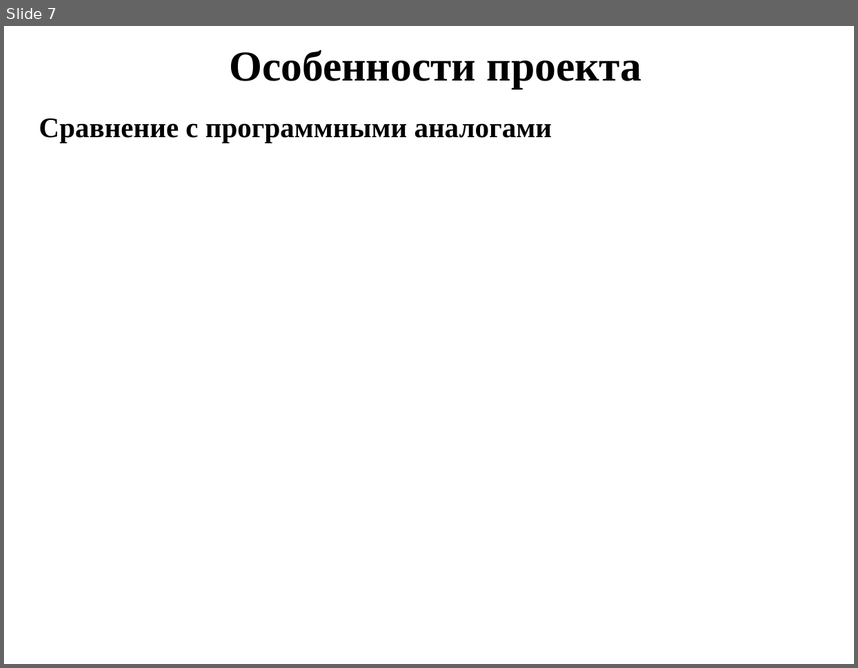
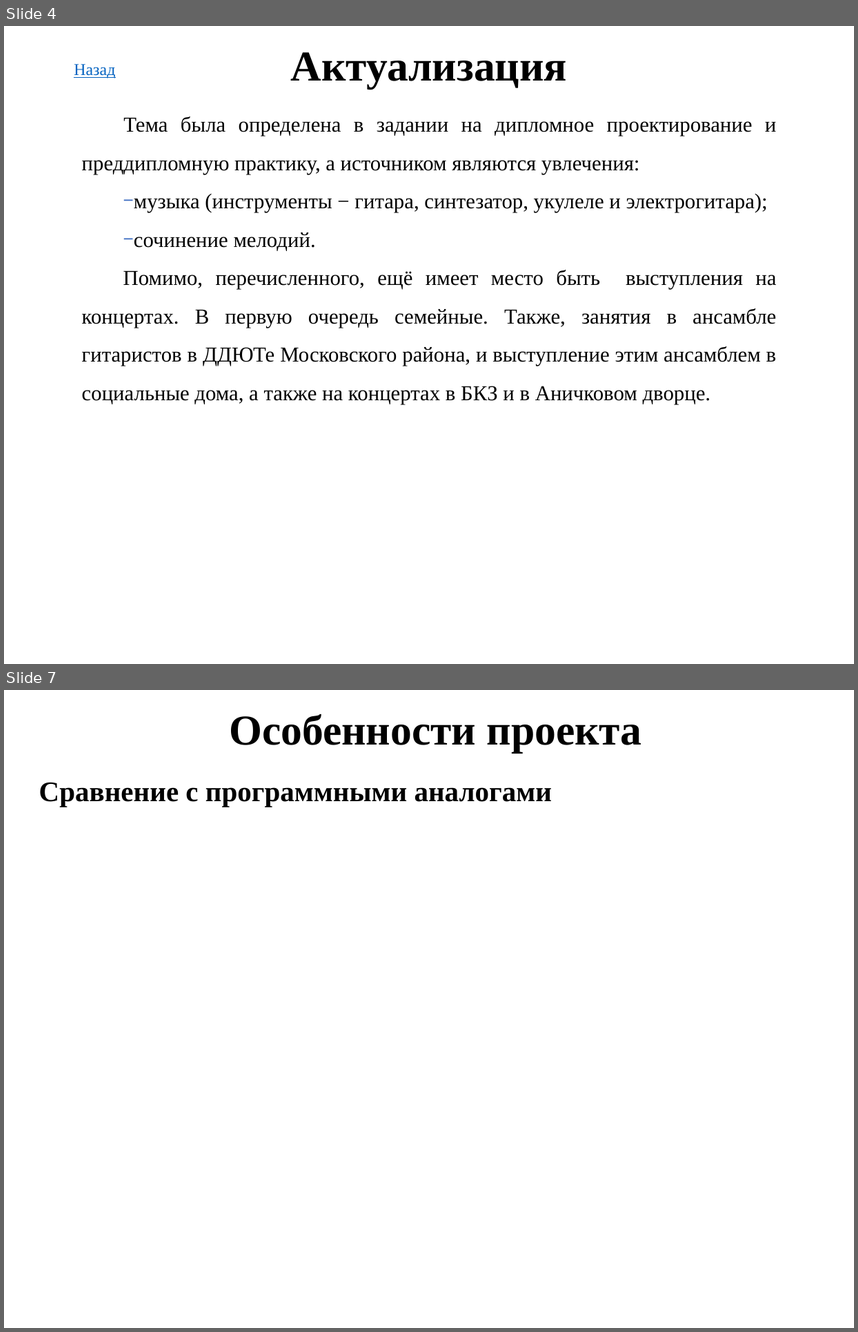
Before and after one commit to AntonSidorov1/DiplomProject, a slide deck: сидоров антон дмитриевич, Группа 493 - Презентация.pptx. Shown one above the other, each under a label of ours: slide 7 before the commit, slides 4 and 7 after it; the slides between them are not shown. The pictures are 858x668 and 858x1332 pixels, drawn with LibreOffice and Linux fonts; fonts in the diff are those of the drawing; background and template pictures are left out. Boxes give left, top, right and bottom in pixels: in the first picture for what was removed or moved away, otherwise in the second. Text is boxed around its words. In the diff, an @@ line names an element or a change of style, - is before the commit and + after.

```diff
--- a/сидоров антон дмитриевич, Группа 493 - Презентация.pptx
+++ b/сидоров антон дмитриевич, Группа 493 - Презентация.pptx
@@ slide 4 added at (x1=4, y1=26, x2=854, y2=664), background #FFFFFF @@
@@ text added at (x1=74, y1=64, x2=115, y2=78), 14 pt, text #0563C1, underline @@
+Назад
@@ text added at (x1=291, y1=52, x2=568, y2=89), 36 pt, text #000000, bold @@
+Актуализация
@@ text added at (x1=82, y1=116, x2=777, y2=404), 18 pt, text #000000 @@
+Тема была определена в задании на дипломное проектирование и преддипломную практику, а источником являются увлечения:
+− музыка (инструменты − гитара, синтезатор, укулеле и электрогитара);
+− сочинение мелодий.
+Помимо, перечисленного, ещё имеет место быть выступления на концертах. В первую очередь семейные. Также, занятия в ансамбле гитаристов в ДДЮТе Московского района, и выступление этим ансамблем в социальные дома, а также на концертах в БКЗ и в Аничковом дворце.
```
Also in this commit, not shown: 4 slides changed, 2 other slides added, 3 slides removed.
